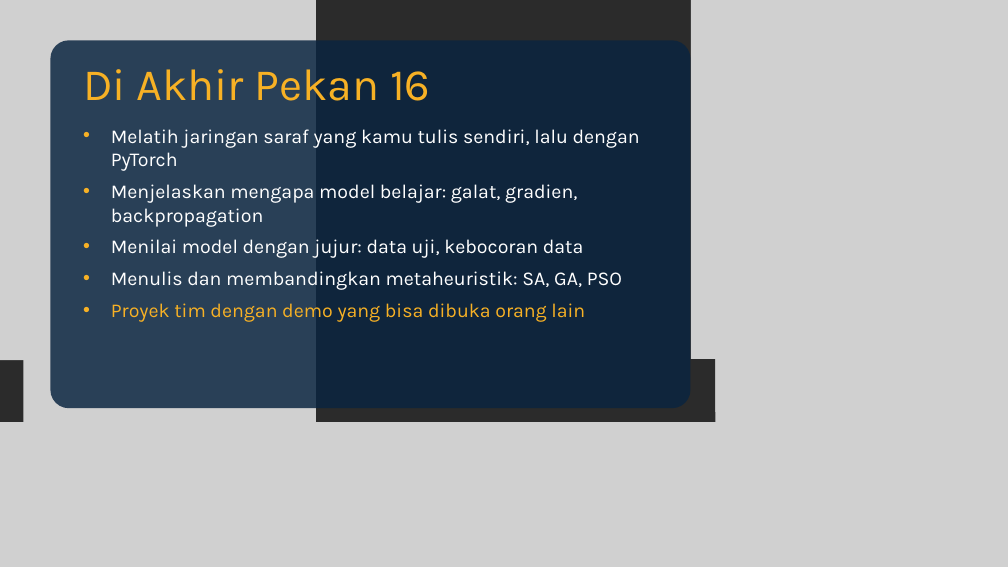
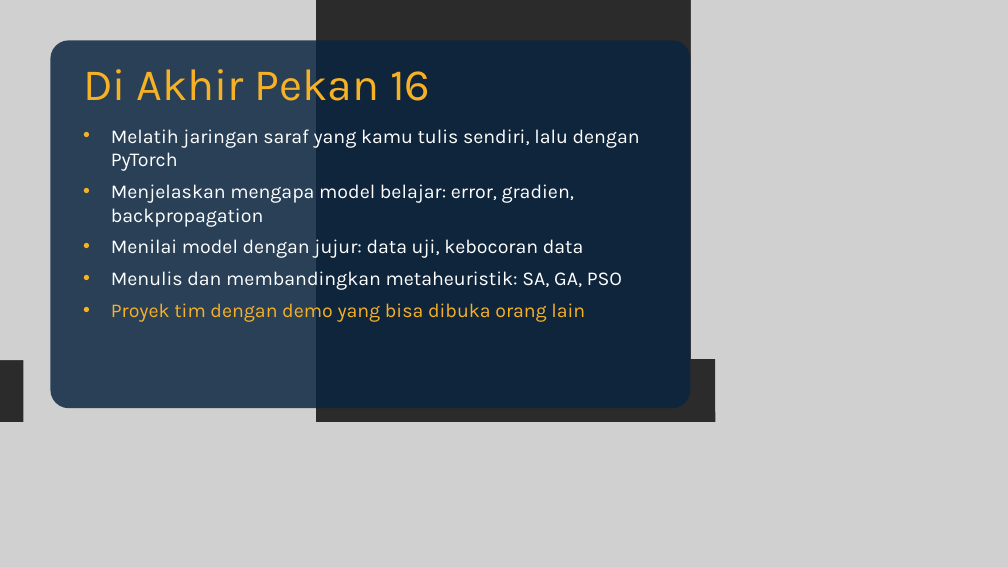
Before and after one commit to dafx7/COMPUTING-AI-ML-OPTIMIZATION, a slide deck: slide 12 of week0/slides/Pertemuan-0-Kickoff.pptx. Drawn at 1008x567 pixels with LibreOffice and Linux fonts; fonts in the diff are those of the drawing; grey boxes stand for pictures; background and template pictures are left out; a plain dark background stands for a picture behind light text. Boxes give left, top, right and bottom in pixels: in the first picture for what was removed or moved away, otherwise in the second. Text is boxed around its words. In the diff, an @@ line names an element or a change of style, - is before the commit and + after.

```diff
--- a/week0/slides/Pertemuan-0-Kickoff.pptx
+++ b/week0/slides/Pertemuan-0-Kickoff.pptx
@@ text at bbox=[111, 184, 574, 227]: text changed @@
-• Menjelaskan mengapa model belajar: galat, gradien, backpropagation
+• Menjelaskan mengapa model belajar: error, gradien, backpropagation
```
Also in this commit, not shown: 7 other slides changed, 10 other files.
